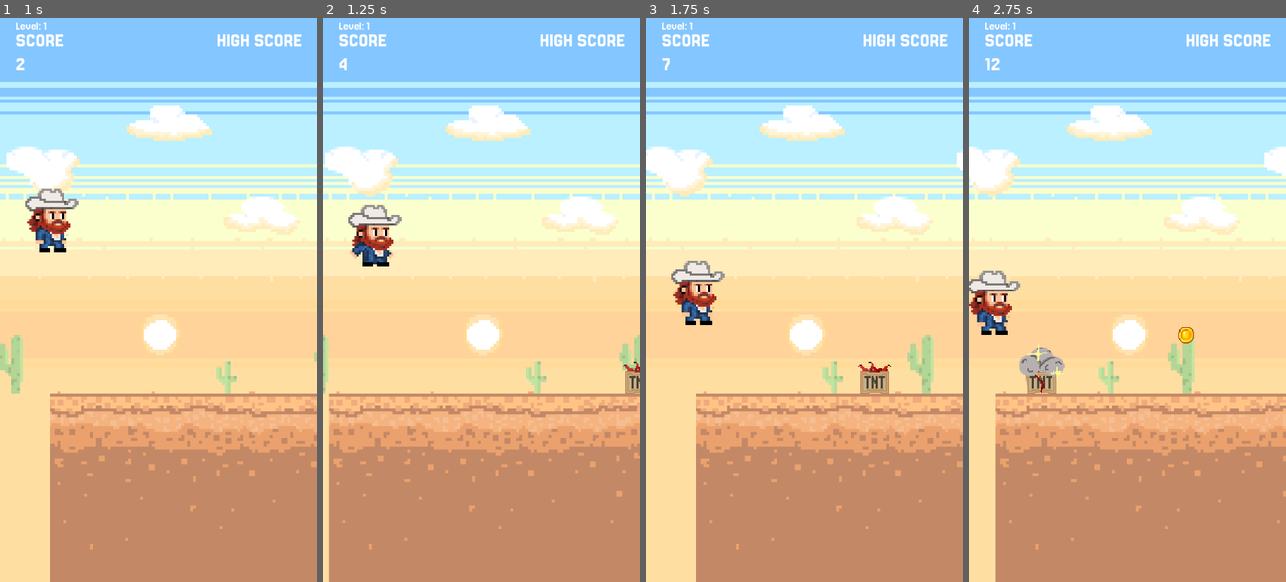
Above: before the commit, frames 1-4 (left to right).
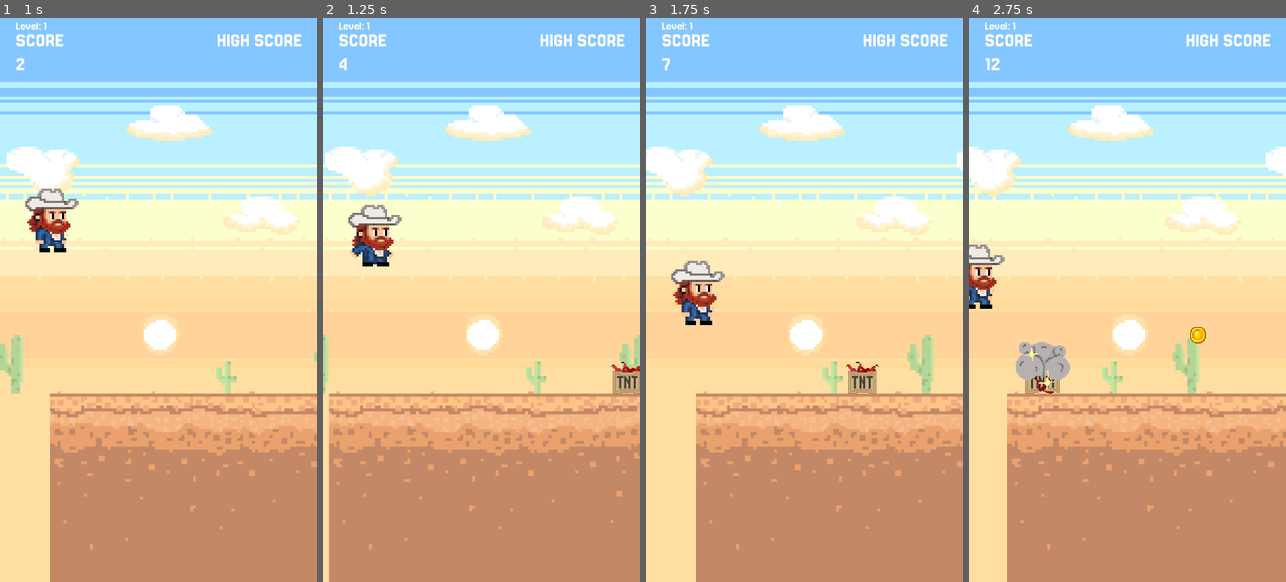
Above: after the commit, the same moments.

Repository: rgomezp/cowboy-game
Game: Godot game, scene res://scenes/main.tscn
Two runs of this game, one before a commit and one after it. Both use one fixed random seed, a clock stepped at 60 frames per second and the inputs below.
Inputs:
- Up to frame 1 (1 s): tap Enter (ui_accept) at 0.5, 0.77 s
- Up to frame 2 (1.25 s): no input
- Up to frame 3 (1.75 s): tap Enter (ui_accept) at 1.52 s
- Up to frame 4 (2.75 s): hold Down (ui_down) from 2.03 s (still down)

Frame 1 is identical in both runs. In frame 2, 0.4% of the frame differs, in the area x 90-100%, y 60-67%; in frame 3, 0.6%; in frame 4, 7.4%, in the area x 0-100%, y 15-100%.

Commit message:
Boost shotgun powerup spawns for TNT and butterflies
- Add TNT weighting multiplier and use weighted selection in ObstacleManager
- Add butterfly spawn rate multiplier in ButterflySpawner and apply it
- Increase TNT weighting and butterfly spawn rate during shotgun; restore after

Diff:
--- a/scenes/ButterflySpawner.gd
+++ b/scenes/ButterflySpawner.gd
@@ -9,6 +9,7 @@
 var screen_size: Vector2i
 var spawning_enabled: bool = true  # Can be disabled for special events
 var difficulty_level: int = 1  # Current difficulty level
+var spawn_rate_multiplier: float = 1.0  # >1 means more frequent spawns
 
 func initialize(scene: PackedScene, size: Vector2i):
 	self.butterfly_scene = scene
@@ -22,6 +23,10 @@
 	# Default to level 1 interval on reset (difficulty will be set before first spawn)
 	next_butterfly_interval = randf_range(5.0, 15.0)
 
+func set_spawn_rate_multiplier(multiplier: float):
+	spawn_rate_multiplier = max(multiplier, 0.01)
+	reset_timer()
+
 func set_spawning_enabled(enabled: bool):
 	var was_enabled = spawning_enabled
 	spawning_enabled = enabled
@@ -34,11 +39,11 @@
 	last_butterfly_time = 0.0
 	# Adjust interval based on difficulty
 	if difficulty_level == 1:
-		next_butterfly_interval = randf_range(1.0, 10.0)
+		next_butterfly_interval = randf_range(1.0, 10.0) / spawn_rate_multiplier
 	elif difficulty_level == 2:
-		next_butterfly_interval = randf_range(1.0, 5.0)
+		next_butterfly_interval = randf_range(1.0, 5.0) / spawn_rate_multiplier
 	else:  # Level 3
-		next_butterfly_interval = randf_range(1.0, 3.0)
+		next_butterfly_interval = randf_range(1.0, 3.0) / spawn_rate_multiplier
 	print("[ButterflySpawner] reset_timer: next_butterfly_interval=", next_butterfly_interval)
 
 func is_spawning_enabled() -> bool:
@@ -58,11 +63,11 @@
 		last_butterfly_time = 0.0
 		# Adjust interval based on difficulty
 		if difficulty_level == 1:
-			next_butterfly_interval = randf_range(5.0, 15.0)
+			next_butterfly_interval = randf_range(5.0, 15.0) / spawn_rate_multiplier
 		elif difficulty_level == 2:
-			next_butterfly_interval = randf_range(3.0, 10.0)
+			next_butterfly_interval = randf_range(3.0, 10.0) / spawn_rate_multiplier
 		else:  # Level 3
-			next_butterfly_interval = randf_range(2.0, 7.0)
+			next_butterfly_interval = randf_range(2.0, 7.0) / spawn_rate_multiplier
 
 		return butterfly
 	return null
--- a/scenes/ObstacleManager.gd
+++ b/scenes/ObstacleManager.gd
@@ -12,6 +12,7 @@
 var foe_manager: Node = null  # Reference to foe manager for coordination
 var difficulty_level: int = 1  # Current difficulty level
 const MIN_SPAWN_DISTANCE: int = 500  # Minimum X distance between obstacles and foes
+var tnt_weight_multiplier: float = 1.0  # Multiplier for TNT spawn weighting
 
 func initialize(obstacle_scenes: Array[PackedScene], size: Vector2i, ground: Sprite2D, foe_mgr: Node = null):
 	obstacle_types = obstacle_scenes
@@ -30,6 +31,38 @@
 
 func set_difficulty_level(level: int):
 	difficulty_level = level
+
+func set_tnt_weight_multiplier(multiplier: float) -> void:
+	# Increase/decrease TNT likelihood by adjusting its weight in selection
+	tnt_weight_multiplier = max(multiplier, 0.0)
+
+func _get_weighted_obstacle_scene() -> PackedScene:
+	if obstacle_types.is_empty():
+		return null
+
+	# Build weights giving TNT an adjusted multiplier
+	var weights: Array[float] = []
+	for scene in obstacle_types:
+		var weight: float = 1.0
+		if scene and scene.resource_path and "tnt" in scene.resource_path.to_lower():
+			weight *= tnt_weight_multiplier
+		weights.append(weight)
+
+	var total_weight = 0.0
+	for w in weights:
+		total_weight += w
+	if total_weight <= 0.0:
+		return obstacle_types[randi() % obstacle_types.size()]
+
+	var pick = randf() * total_weight
+	var cumulative = 0.0
+	for i in range(weights.size()):
+		cumulative += weights[i]
+		if pick <= cumulative:
+			return obstacle_types[i]
+
+	# Fallback
+	return obstacle_types[0]
 
 func should_generate_obstacle(current_distance: int) -> bool:
 	if obstacles.is_empty():
@@ -127,7 +160,7 @@
 	var spacing_between = 200  # Space between obstacles in a pair
 
 	for i in range(spawn_count):
-		var obs_type = obstacle_types[randi() % obstacle_types.size()]
+		var obs_type = _get_weighted_obstacle_scene()
 		var obs = obs_type.instantiate()
 
 		# Position the obstacle
--- a/scenes/powerups/ShotgunPowerUp.gd
+++ b/scenes/powerups/ShotgunPowerUp.gd
@@ -45,6 +45,15 @@
 	check_existing_overlaps()
 
 	print("[ShotgunPowerUp] Activated - GunProximityArea enabled")
+
+	# Increase spawn rates for butterflies and TNT while shotgun is active
+	if main_node and "butterfly_spawner" in main_node:
+		if main_node.butterfly_spawner and main_node.butterfly_spawner.has_method("set_spawn_rate_multiplier"):
+			main_node.butterfly_spawner.set_spawn_rate_multiplier(2.0)  # double butterflies
+	if main_node and "obstacle_manager" in main_node:
+		if main_node.obstacle_manager and main_node.obstacle_manager.has_method("set_tnt_weight_multiplier"):
+			# Heavily favor TNT spawns during shotgun (much more than 3x weighting)
+			main_node.obstacle_manager.set_tnt_weight_multiplier(10.0)
 
 func _on_deactivate(_main_node_ref: Node) -> void:
 	# Disconnect signal and disable monitoring
@@ -55,6 +64,14 @@
 
 	destroyed_targets.clear()
 	print("[ShotgunPowerUp] Deactivated")
+
+	# Restore spawn rates
+	if main_node and "butterfly_spawner" in main_node:
+		if main_node.butterfly_spawner and main_node.butterfly_spawner.has_method("set_spawn_rate_multiplier"):
+			main_node.butterfly_spawner.set_spawn_rate_multiplier(1.0)
+	if main_node and "obstacle_manager" in main_node:
+		if main_node.obstacle_manager and main_node.obstacle_manager.has_method("set_tnt_weight_multiplier"):
+			main_node.obstacle_manager.set_tnt_weight_multiplier(1.0)
 
 # ============================================================================
 # UPDATE / POLLING
